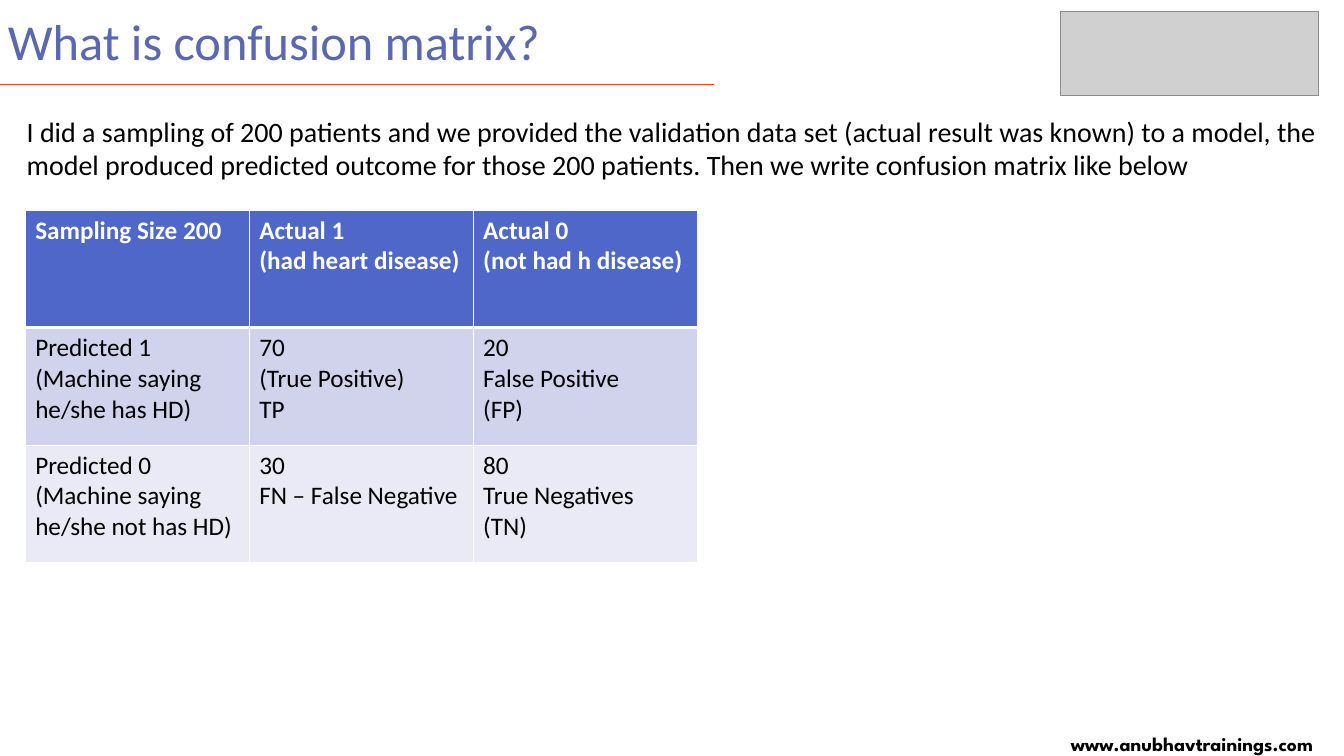
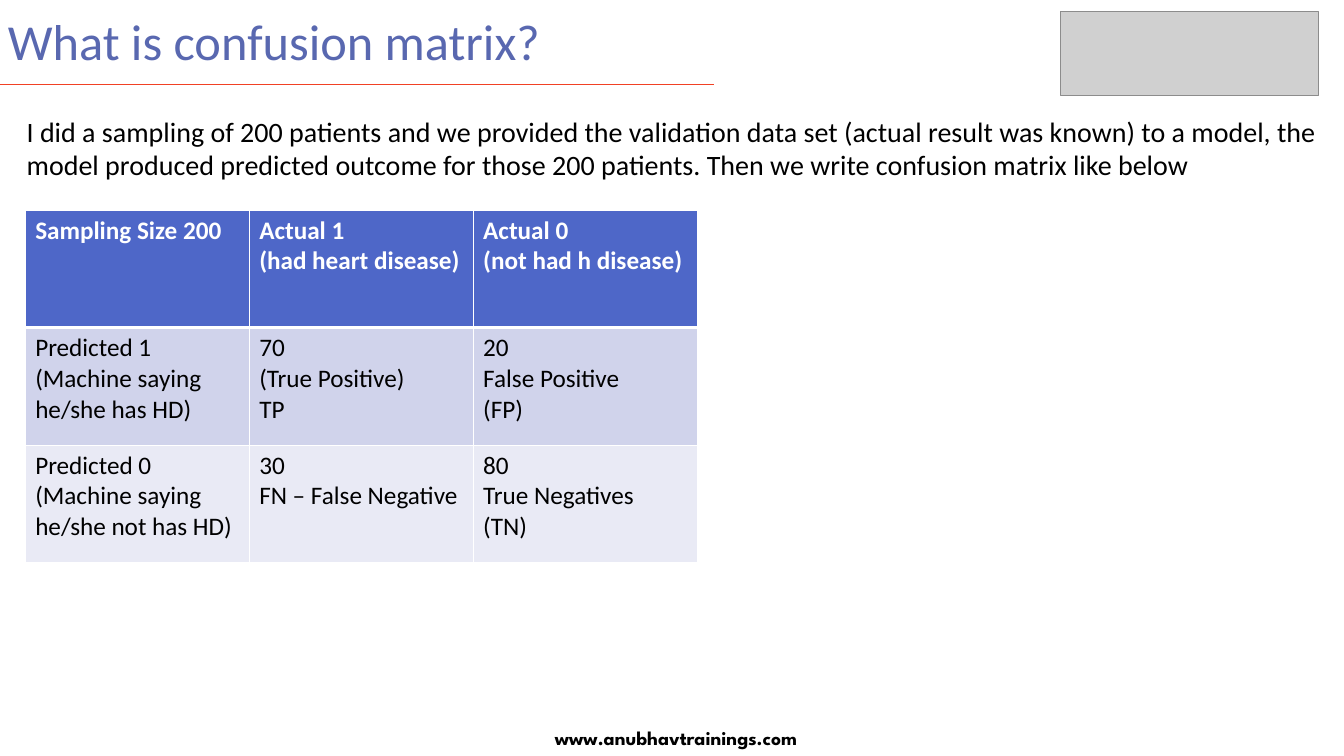
Before and after one commit to soyuztechnologies/SAC_SaamaTechnologies, a slide deck: slide 6 of day 8/SAC_Training Day 8.pptx. Drawn at 1344x756 pixels with LibreOffice and Linux fonts; fonts in the diff are those of the drawing; grey boxes stand for pictures. Boxes give left, top, right and bottom in pixels: in the first picture for what was removed or moved away, otherwise in the second. Text is boxed around its words. In the diff, an @@ line names an element or a change of style, - is before the commit and + after.

```diff
--- a/day 8/SAC_Training Day 8.pptx
+++ b/day 8/SAC_Training Day 8.pptx
@@ text "www.anubhavtrainings.com": place and size @@
-text "www.anubhavtrainings.com" at (1071,737,1313,756)
+text "www.anubhavtrainings.com" at (555,731,797,750)
```
Also in this commit, not shown: 4 other slides changed, 2 slides removed, 4 other files.
